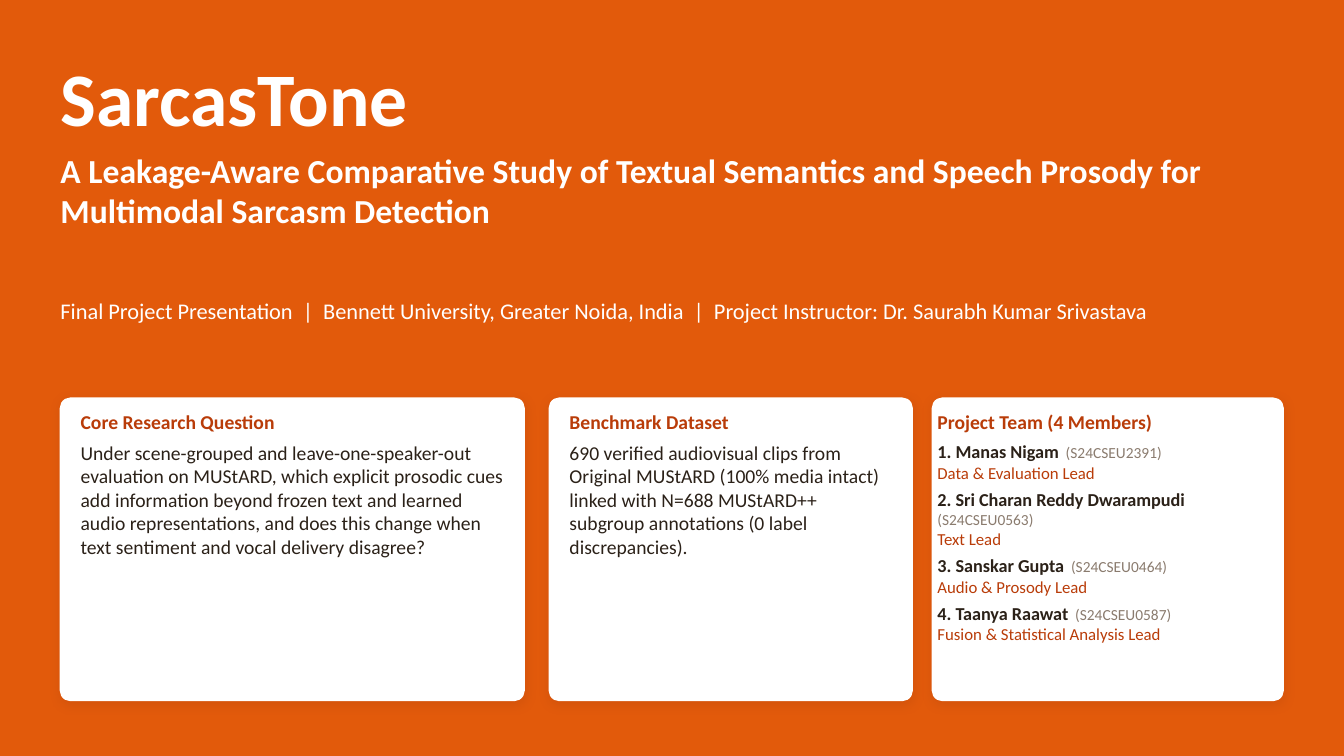
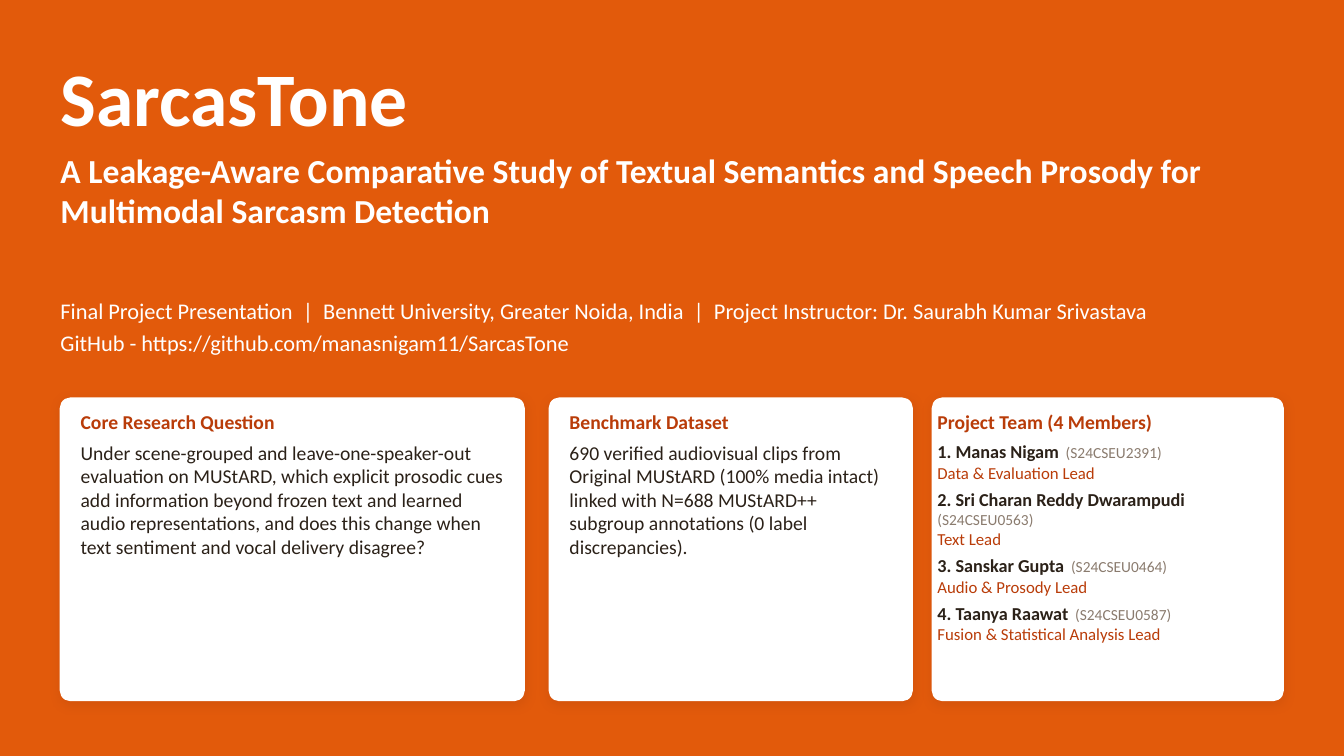
Before and after one commit to manasnigam11/SarcasTone, a slide deck: slide 1 of SarcasTone_Final_Presentation.pptx. Drawn at 1344x756 pixels with LibreOffice and Linux fonts; fonts in the diff are those of the drawing. Boxes give left, top, right and bottom in pixels: in the first picture for what was removed or moved away, otherwise in the second. Text is boxed around its words. In the diff, an @@ line names an element or a change of style, - is before the commit and + after.

Commit message:
Update final IEEE research paper (DOCX and PDF) and presentation

```diff
--- a/SarcasTone_Final_Presentation.pptx
+++ b/SarcasTone_Final_Presentation.pptx
@@ text at [60,335,568,355]: paragraph added @@
+GitHub - https://github.com/manasnigam11/SarcasTone
```
Also in this commit, not shown: 2 other files.
